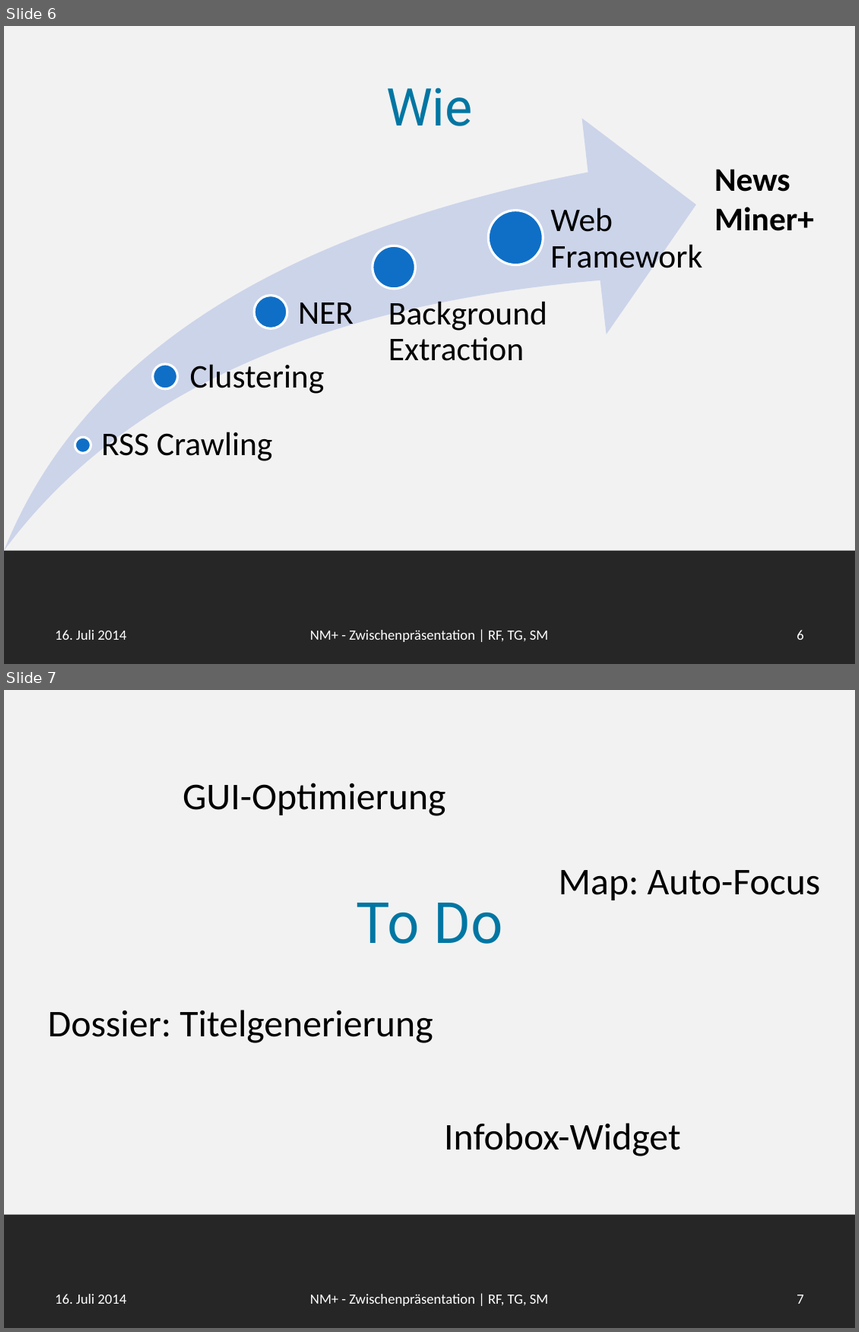
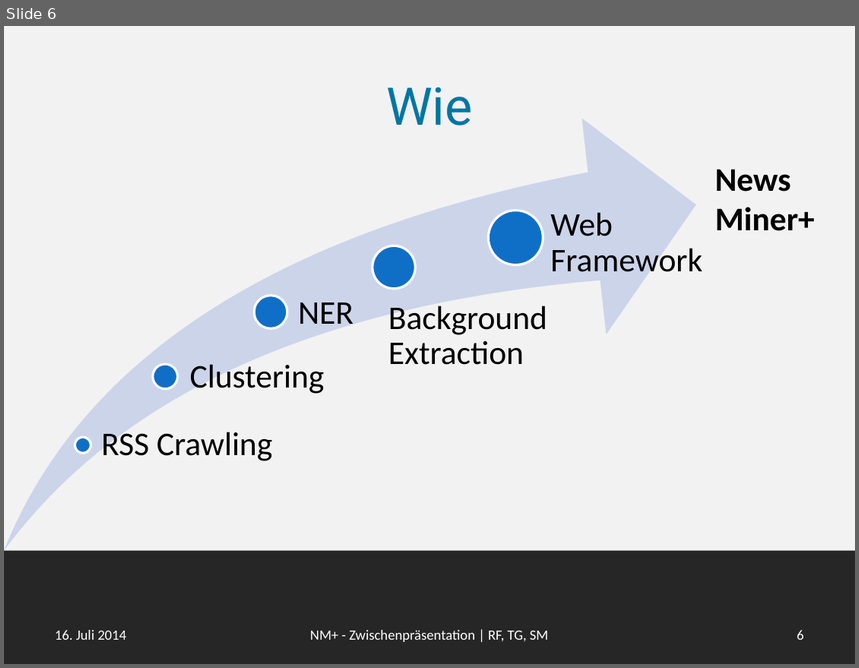
Before and after one commit to smba/newsminer, a slide deck: Dokumente/Endpräsentation/newsminer_plus.pptx. Shown one above the other, each under a label of ours: slides 6 and 7 before the commit, slide 6 after it. The pictures are 859x1332 and 859x668 pixels, drawn with LibreOffice and Linux fonts; fonts in the diff are those of the drawing. Boxes give left, top, right and bottom in pixels: in the first picture for what was removed or moved away, otherwise in the second. Text is boxed around its words. In the diff, an @@ line names an element or a change of style, - is before the commit and + after.

```diff
--- a/Dokumente/Endpräsentation/newsminer_plus.pptx
+++ b/Dokumente/Endpräsentation/newsminer_plus.pptx
@@ slide 7 removed at (4, 690, 855, 1328), background #F2F2F2; not listed: 1 template element that a slide beside it also shows @@
@@ text removed at (183, 783, 446, 816) @@
-GUI-Optimierung
@@ text removed at (559, 870, 821, 901) @@
-Map: Auto-Focus
@@ title removed at (356, 903, 503, 944) @@
-To Do
@@ text removed at (48, 1010, 433, 1043) @@
-Dossier: Titelgenerierung
@@ text removed at (444, 1123, 681, 1157) @@
-Infobox-Widget
@@ text removed at (55, 1294, 126, 1304) @@
-16. Juli 2014
@@ text removed at (310, 1294, 548, 1306) @@
-NM+ - Zwischenpräsentation | RF, TG, SM
@@ page number removed at (797, 1295, 804, 1304) @@
-7
@@ slide 6 changed as well @@
@@ swoosh arrow at (4, 118, 696, 550): fill #CCD5EA to #CCD4EA @@
@@ text "Web Framework" at (550, 212, 702, 272): less space between paragraphs @@
@@ text "Background Extraction" at (389, 306, 547, 365): less space between paragraphs @@
```
Also in this commit, not shown: 10 other slides changed.
